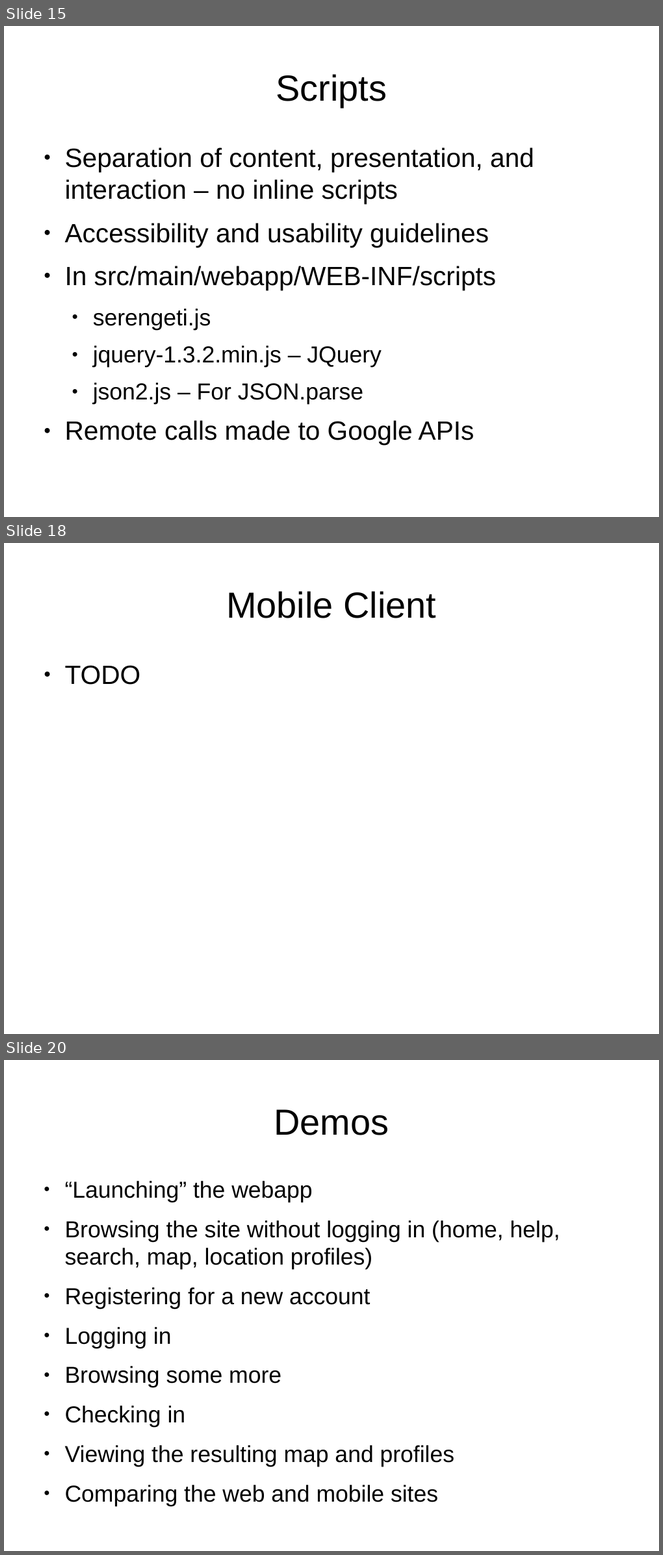
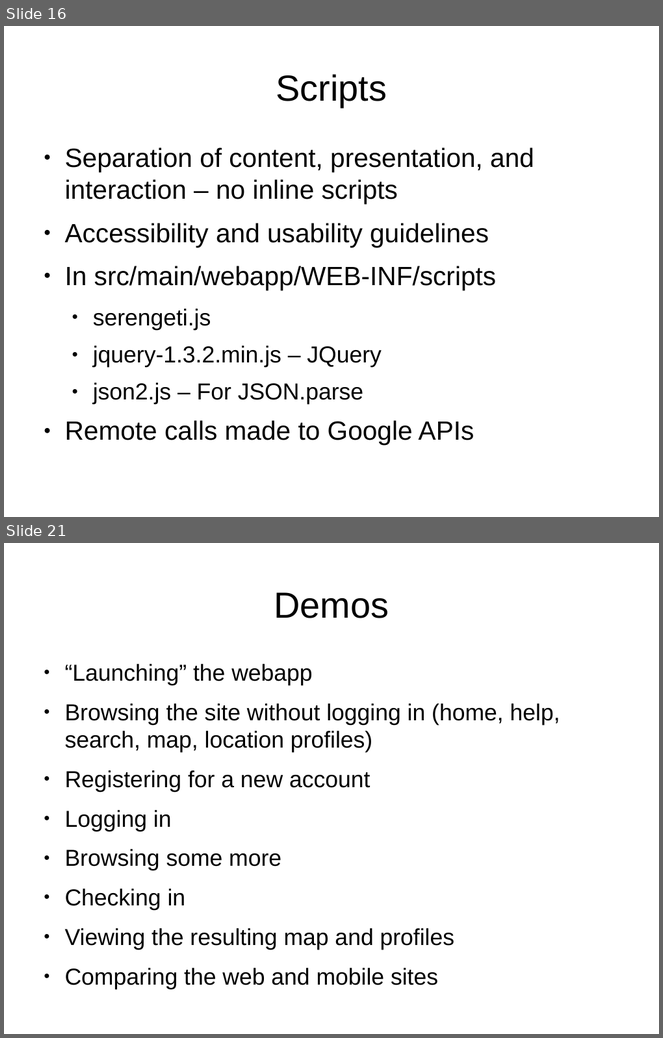
Before and after one commit to lmucs/playserengeti, a slide deck: serengeti/src/site/serengeti.odp. Shown one above the other, each under a label of ours: slides 15, 18 and 20 before the commit, slides 16 and 21 after it; the slides between them are not shown. The pictures are 663x1555 and 663x1038 pixels, drawn with LibreOffice and Linux fonts; fonts in the diff are those of the drawing. Boxes give left, top, right and bottom in pixels: in the first picture for what was removed or moved away, otherwise in the second. Text is boxed around its words. In the diff, an @@ line names an element or a change of style, - is before the commit and + after.

```diff
--- a/serengeti/src/site/serengeti.odp
+++ b/serengeti/src/site/serengeti.odp
@@ slide 18 removed at bbox=[4, 543, 659, 1034], background #FFFFFF @@
@@ title removed at bbox=[226, 591, 436, 618] @@
-Mobile Client
@@ text removed at bbox=[65, 665, 141, 685] @@
-● TODO
@@ what was slide 15 is now slide 16 @@
@@ what was slide 20 is now slide 21 @@
```
Also in this commit, not shown: 5 slides changed, 4 slides added, 2 other slides removed.
